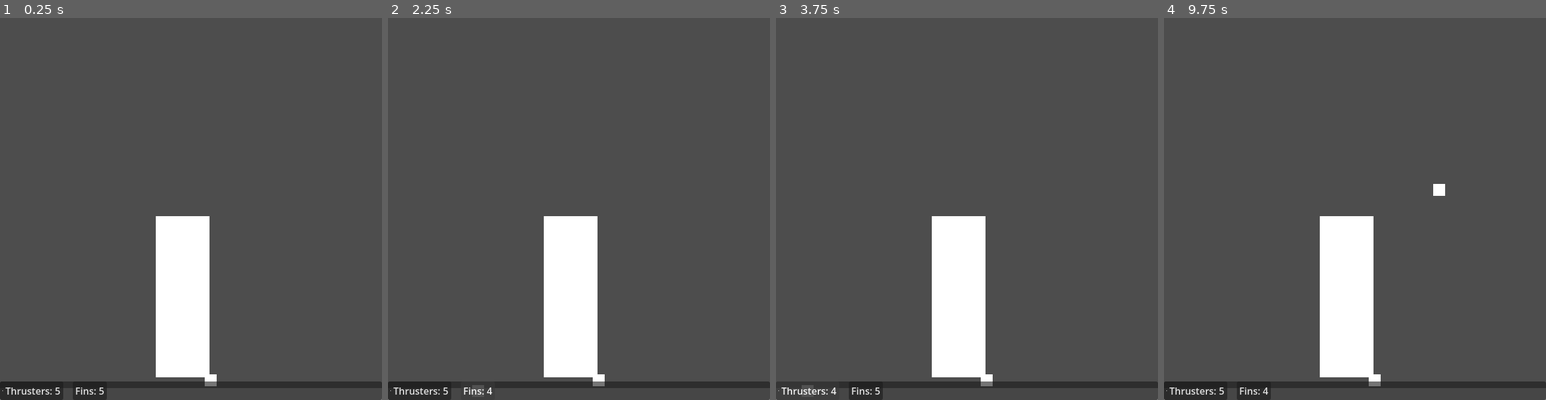
Above: before the commit, frames 1-4 (left to right).
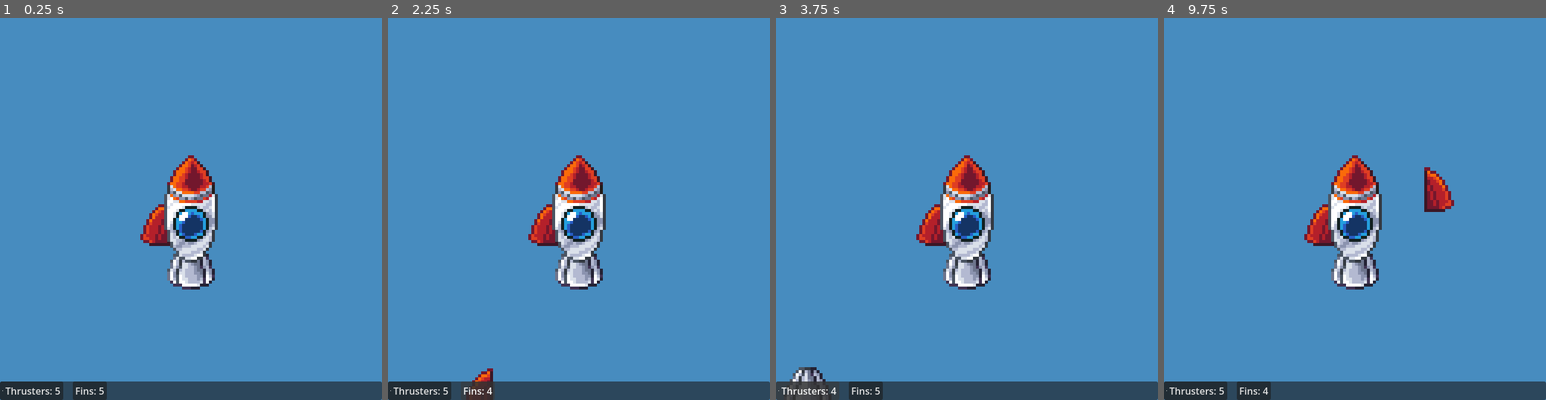
Above: after the commit, the same moments.

Repository: kingAJK30/gmtk-26
Game: Godot game, scene res://scenes/game.tscn
Same seed, same stepped clock (60 frames per second), same inputs: the game is played once before the commit and once after it. The engine's default icon, where the game draws it, is replaced by a stand-in: a white triangle on a blue panel in a dark square.
Inputs (mouse positions are in pixels of both pictures, inside the frame that each line leads up to):
- Up to frame 1 (0.25 s): no input
- Up to frame 2 (2.25 s): click "Thrusters: 5" at 0.5 s; click "Thrusters: 4" at 1.25 s; click "Fins: 5" at 2 s
- Up to frame 3 (3.75 s): click "Fins: 4" at 2.75 s; click "Thrusters: 5" at 3.5 s
- Up to frame 4 (9.75 s): click "Thrusters: 4" at 4.25 s; click "Fins: 5" at 5 s; click "Fins: 4" at 5.75 s; click "Thrusters: 5" at 6.5 s; click "Thrusters: 4" at 7.25 s; click "Fins: 5" at 8 s; click "Fins: 4" at 8.75 s; tap Enter at 9.5 s; move the mouse to (1439, 189) at 9.52 s; press the mouse at (1439, 189) at 9.53 s

The runs differ from the first frame. In frame 1, 98% of the frame differs, in the area x 0-100%, y 0-100%; in frame 2, 99%; in frame 3, 98%; in frame 4, 98%.

Commit message:
Sprite Implementation. No, not the Soda stupid

Diff:
--- a/project.godot
+++ b/project.godot
@@ -50,4 +50,5 @@
 
 [rendering]
 
+textures/canvas_textures/default_texture_filter=0
 rendering_device/driver.windows="d3d12"
--- a/scenes/fin.tscn
+++ b/scenes/fin.tscn
@@ -1,10 +1,10 @@
 [gd_scene format=3 uid="uid://d2theip2q6oh6"]
 
 [ext_resource type="Script" uid="uid://cjku6a1govgyn" path="res://scripts/fin.gd" id="1_5royu"]
+[ext_resource type="PackedScene" uid="uid://cmo0p41biq0dj" path="res://scenes/ship_part_sprites.tscn" id="2_70gu0"]
 
 [sub_resource type="RectangleShape2D" id="RectangleShape2D_5royu"]
-
-[sub_resource type="CanvasTexture" id="CanvasTexture_70gu0"]
+size = Vector2(10, 15)
 
 [node name="fin" type="Area2D" unique_id=492077113]
 script = ExtResource("1_5royu")
@@ -12,6 +12,5 @@
 [node name="CollisionShape2D" type="CollisionShape2D" parent="." unique_id=335379215]
 shape = SubResource("RectangleShape2D_5royu")
 
-[node name="fin-sprite" type="Sprite2D" parent="CollisionShape2D" unique_id=212769356]
-scale = Vector2(20, 20)
-texture = SubResource("CanvasTexture_70gu0")
+[node name="ship_part_sprites" parent="." unique_id=1286389716 instance=ExtResource("2_70gu0")]
+region_rect = Rect2(74, 56, 10, 15)
--- a/scenes/game.tscn
+++ b/scenes/game.tscn
@@ -1,6 +1,7 @@
 [gd_scene format=3 uid="uid://baw6pnljev02h"]
 
 [ext_resource type="Script" uid="uid://dspkd44v45211" path="res://scripts/main.gd" id="1_yqjtg"]
+[ext_resource type="Texture2D" uid="uid://dwtkyuyglfn0h" path="res://assets/textures/icon.svg" id="2_iywne"]
 [ext_resource type="PackedScene" uid="uid://bt55rtkql526s" path="res://scenes/ui.tscn" id="2_lbhrr"]
 [ext_resource type="PackedScene" uid="uid://c6guir5jma5c7" path="res://scenes/rocket.tscn" id="2_lnu2h"]
 
@@ -12,10 +13,20 @@
 [node name="game" type="Node2D" unique_id=710748681]
 script = ExtResource("1_yqjtg")
 
+[node name="Sprite2D" type="Sprite2D" parent="." unique_id=2051779844]
+position = Vector2(296, 251.99997)
+scale = Vector2(10.230469, 10.085937)
+texture = ExtResource("2_iywne")
+
 [node name="UI" parent="." unique_id=575252215 instance=ExtResource("2_lbhrr")]
 
 [node name="rocket" parent="." unique_id=127320129 instance=ExtResource("2_lnu2h")]
+unique_name_in_owner = true
+z_index = 1
 position = Vector2(306, 467)
+
+[node name="Camera2D" type="Camera2D" parent="rocket" unique_id=830810304]
+zoom = Vector2(5, 5)
 
 [node name="Timer" type="Timer" parent="." unique_id=1852348723]
 wait_time = 10.0
--- a/scenes/rocket.tscn
+++ b/scenes/rocket.tscn
@@ -3,11 +3,10 @@
 [ext_resource type="Script" uid="uid://c2vkflkfaylsn" path="res://scripts/rocket.gd" id="1_agf72"]
 [ext_resource type="PackedScene" uid="uid://b5e2tgdgbr1oq" path="res://scenes/thruster.tscn" id="2_y2y7n"]
 [ext_resource type="PackedScene" uid="uid://d2theip2q6oh6" path="res://scenes/fin.tscn" id="3_8kmw3"]
+[ext_resource type="PackedScene" uid="uid://cmo0p41biq0dj" path="res://scenes/ship_part_sprites.tscn" id="4_y2y7n"]
 
 [sub_resource type="RectangleShape2D" id="RectangleShape2D_00dr1"]
-size = Vector2(90, 270)
-
-[sub_resource type="CanvasTexture" id="CanvasTexture_3341w"]
+size = Vector2(18, 36)
 
 [node name="rocket" type="RigidBody2D" unique_id=127320129]
 collision_mask = 2
@@ -18,16 +17,15 @@
 [node name="parts" type="Node2D" parent="." unique_id=517463401]
 
 [node name="thruster" parent="parts" unique_id=126791644 instance=ExtResource("2_y2y7n")]
-position = Vector2(47.055, 140)
+position = Vector2(0, 19)
 
 [node name="fin" parent="parts" unique_id=1934220947 instance=ExtResource("3_8kmw3")]
+position = Vector2(-12, 5)
 
 [node name="core" type="CollisionShape2D" parent="." unique_id=648914525]
 shape = SubResource("RectangleShape2D_00dr1")
 
-[node name="core-sprite" type="Sprite2D" parent="core" unique_id=131745624]
-position = Vector2(-3.8146973e-06, -7.6293945e-06)
-scale = Vector2(90, 270)
-texture = SubResource("CanvasTexture_3341w")
+[node name="ship_part_sprites" parent="." unique_id=1286389716 instance=ExtResource("4_y2y7n")]
+region_rect = Rect2(7, 6, 18, 36)
 
 [connection signal="body_entered" from="." to="." method="_on_body_entered"]
--- /dev/null
+++ b/scenes/ship_part_sprites.tscn
@@ -0,0 +1,10 @@
+[gd_scene format=3 uid="uid://cmo0p41biq0dj"]
+
+[ext_resource type="Texture2D" uid="uid://cqmh7ek2kpyhp" path="res://assets/textures/RocketParts.png" id="1_v23wm"]
+[ext_resource type="Script" uid="uid://cfytpnaoxdbb" path="res://scripts/ship_part_sprites.gd" id="2_tueru"]
+
+[node name="ship_part_sprites" type="Sprite2D" unique_id=112958835]
+texture = ExtResource("1_v23wm")
+region_enabled = true
+region_filter_clip_enabled = true
+script = ExtResource("2_tueru")
--- a/scenes/thruster.tscn
+++ b/scenes/thruster.tscn
@@ -1,10 +1,10 @@
 [gd_scene format=3 uid="uid://b5e2tgdgbr1oq"]
 
 [ext_resource type="Script" uid="uid://bgbneim8lwygc" path="res://scripts/thruster.gd" id="1_vbl7p"]
+[ext_resource type="PackedScene" uid="uid://cmo0p41biq0dj" path="res://scenes/ship_part_sprites.tscn" id="2_x6buh"]
 
 [sub_resource type="RectangleShape2D" id="RectangleShape2D_rbct6"]
-
-[sub_resource type="CanvasTexture" id="CanvasTexture_rbct6"]
+size = Vector2(16, 16)
 
 [node name="thruster" type="Area2D" unique_id=1407142797]
 script = ExtResource("1_vbl7p")
@@ -12,6 +12,5 @@
 [node name="CollisionShape2D" type="CollisionShape2D" parent="." unique_id=1652292058]
 shape = SubResource("RectangleShape2D_rbct6")
 
-[node name="thruster-sprite" type="Sprite2D" parent="CollisionShape2D" unique_id=1566987828]
-scale = Vector2(20, 20)
-texture = SubResource("CanvasTexture_rbct6")
+[node name="ship_part_sprites" parent="." unique_id=1286389716 instance=ExtResource("2_x6buh")]
+region_rect = Rect2(168, 56, 16, 16)
--- a/scripts/fin.gd
+++ b/scripts/fin.gd
@@ -3,6 +3,7 @@
 
 @export var lift_strength := 30.0
 @export var stability := 0.5
+@export var flippable: bool = true
 
 func _ready() -> void:
 	super._ready()
--- a/scripts/rocket_part.gd
+++ b/scripts/rocket_part.gd
@@ -9,6 +9,7 @@
 var is_dragging := false
 var is_attached := false
 var target_rocket: RigidBody2D = null
+
 
 func _ready() -> void:
 	input_pickable = false
@@ -28,6 +29,7 @@
 		_cancel_placement()
 
 func _process(_delta: float) -> void:
+
 	if is_dragging:
 		global_position = get_global_mouse_position()
 
@@ -44,6 +46,7 @@
 	if target_rocket:
 		reparent(target_rocket, true)
 
+		z_index -= 1
 		is_attached = true
 		target_rocket.mass += part_mass
 		part_attached.emit()
--- /dev/null
+++ b/scripts/ship_part_sprites.gd
@@ -0,0 +1,11 @@
+extends Sprite2D
+
+@onready var rocket_core = get_node("/root/game/rocket")
+
+
+func _process(_delta: float) -> void:
+
+	if global_position.x > rocket_core.global_position.x and get_parent().flippable==true:
+		scale.x = -1
+	else:
+		scale.x = 1
--- a/scripts/thruster.gd
+++ b/scripts/thruster.gd
@@ -3,12 +3,15 @@
 
 @export var max_thrust := 8000.0
 @export var thruster_mass := 0.5
+@export var flippable: bool = false
 
 func _ready() -> void:
 	super._ready()
 	part_mass = thruster_mass
 
+
 func _physics_process(_delta: float) -> void:
+
 	if not is_attached or not target_rocket or not target_rocket.launched:
 		return
 
Binary file added: assets/textures/RocketParts.png
Not shown, added: assets/textures/RocketParts.png.import
Not shown, added: scripts/ship_part_sprites.gd.uid
